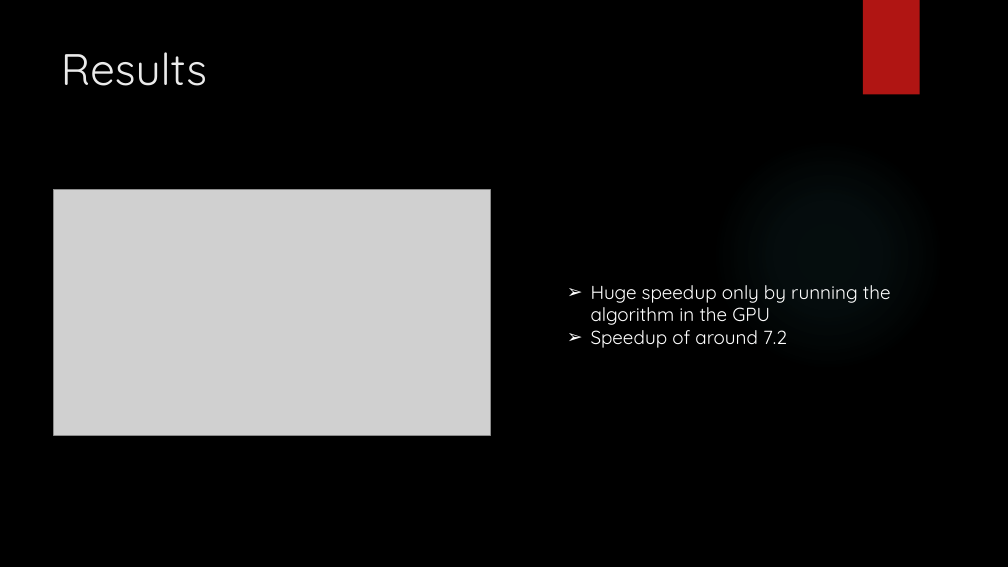
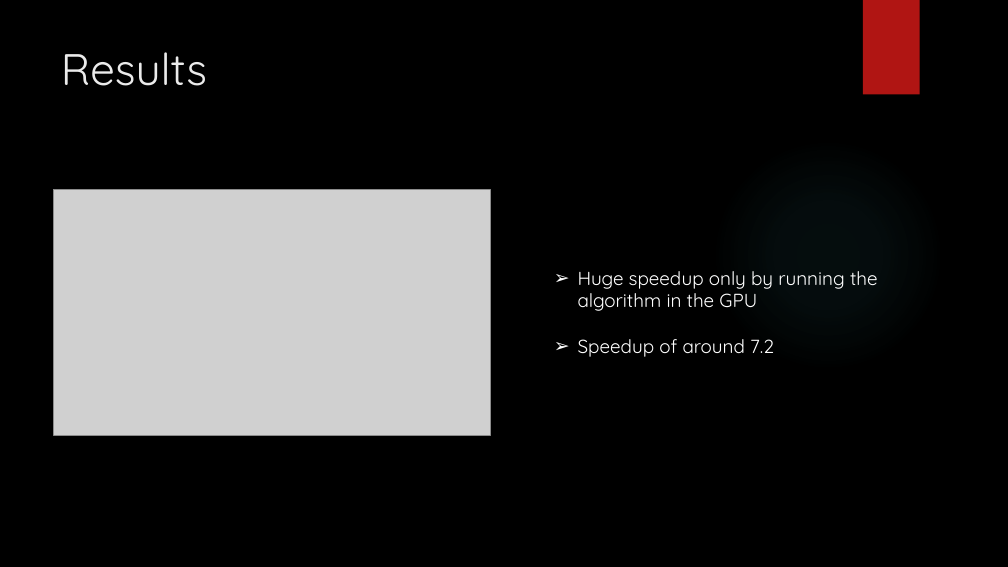
Before and after one commit to pedrocarrega/projectPCM, a slide deck: slide 5 of presentation.pptx. Drawn at 1008x567 pixels with LibreOffice and Linux fonts; fonts in the diff are those of the drawing; grey boxes stand for pictures; background and template pictures are left out. Boxes give left, top, right and bottom in pixels: in the first picture for what was removed or moved away, otherwise in the second. Text is boxed around its words. In the diff, an @@ line names an element or a change of style, - is before the commit and + after.

Commit message:
centering

```diff
--- a/presentation.pptx
+++ b/presentation.pptx
@@ text "Huge speedup only by running ..." rewrapped from box(591, 285, 891, 348) to box(578, 271, 878, 357) @@
```
